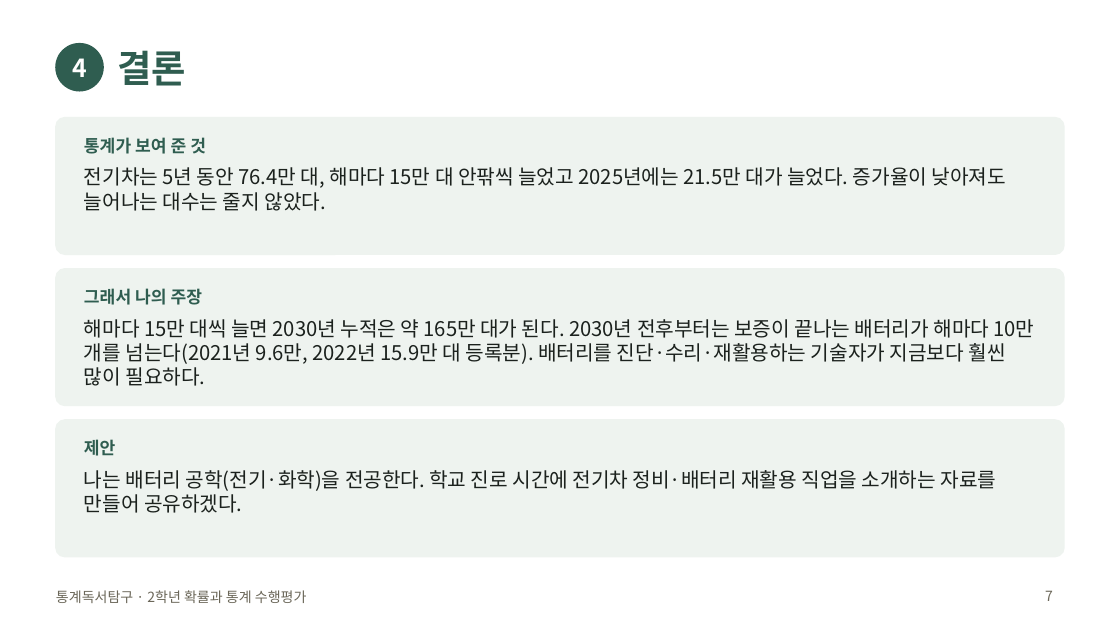
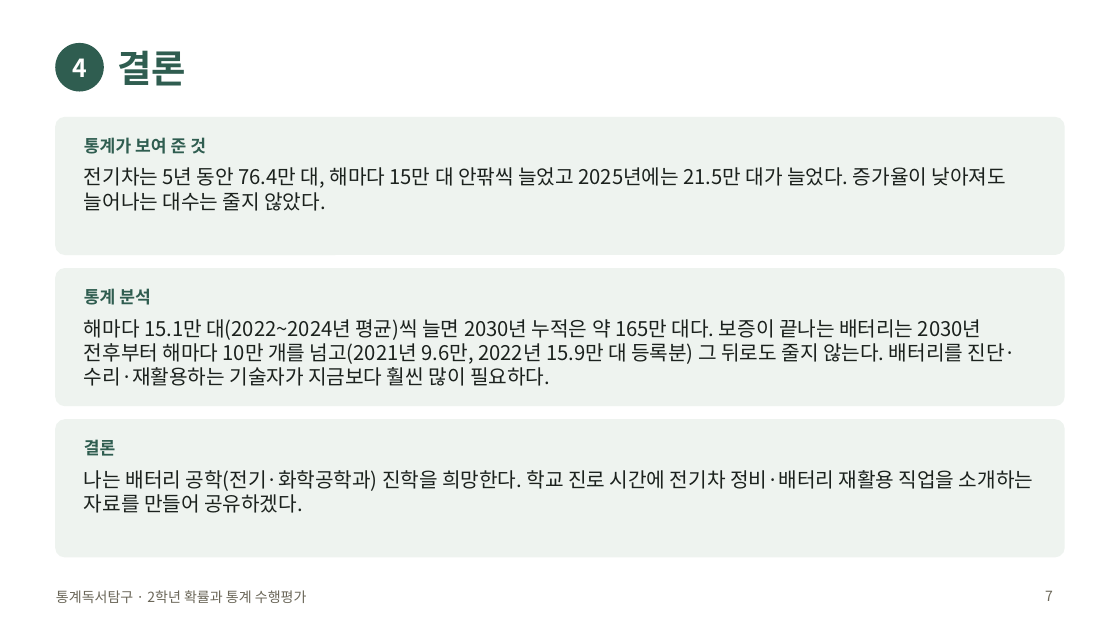
Before and after one commit to jaegeunsongsong/autobot, a slide deck: slide 7 of docs/2026-2학기-통계독서탐구-수행평가/발표예시-공학.pptx. Drawn at 1120x630 pixels with LibreOffice and Linux fonts; fonts in the diff are those of the drawing. Boxes give left, top, right and bottom in pixels: in the first picture for what was removed or moved away, otherwise in the second. Text is boxed around its words. In the diff, an @@ line names an element or a change of style, - is before the commit and + after.

```diff
--- a/docs/2026-2학기-통계독서탐구-수행평가/발표예시-공학.pptx
+++ b/docs/2026-2학기-통계독서탐구-수행평가/발표예시-공학.pptx
@@ text at box(84, 288, 151, 305): text changed @@
-그래서 나의 주장
+통계 분석
@@ text at box(84, 319, 1016, 386): text changed @@
-해마다 15만 대씩 늘면 2030년 누적은 약 165만 대가 된다. 2030년 전후부터는 보증이 끝나는 배터리가 해마다 10만 개를 넘는다(2021년 9.6만, 2022년 15.9만 대 등록분). 배터리를 진단·수리·재활용하는 기술자가 지금보다 훨씬 많이 필요하다.
+해마다 15.1만 대(2022~2024년 평균)씩 늘면 2030년 누적은 약 165만 대다. 보증이 끝나는 배터리는 2030년 전후부터 해마다 10만 개를 넘고(2021년 9.6만, 2022년 15.9만 대 등록분) 그 뒤로도 줄지 않는다. 배터리를 진단·수리·재활용하는 기술자가 지금보다 훨씬 많이 필요하다.
@@ text at box(84, 439, 116, 456): text changed @@
-제안
+결론
@@ text at box(84, 470, 1033, 513): text changed @@
-나는 배터리 공학(전기·화학)을 전공한다. 학교 진로 시간에 전기차 정비·배터리 재활용 직업을 소개하는 자료를 만들어 공유하겠다.
+나는 배터리 공학(전기·화학공학과) 진학을 희망한다. 학교 진로 시간에 전기차 정비·배터리 재활용 직업을 소개하는 자료를 만들어 공유하겠다.
```
Also in this commit, not shown: 6 other slides changed, 13 other files.
